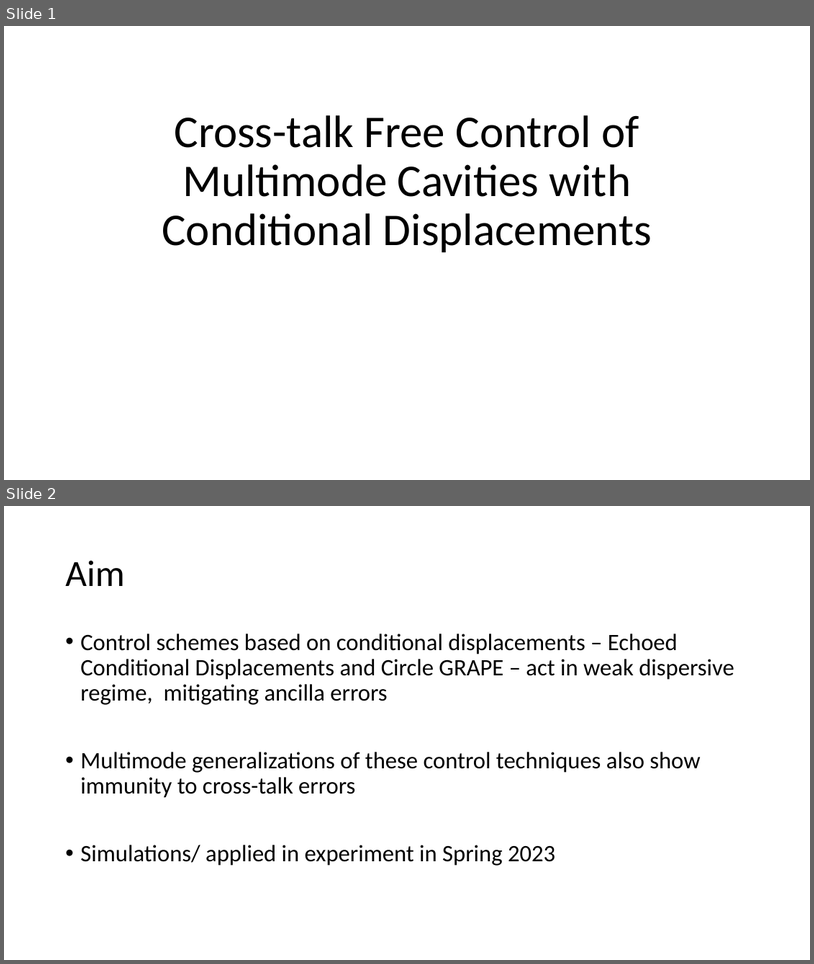
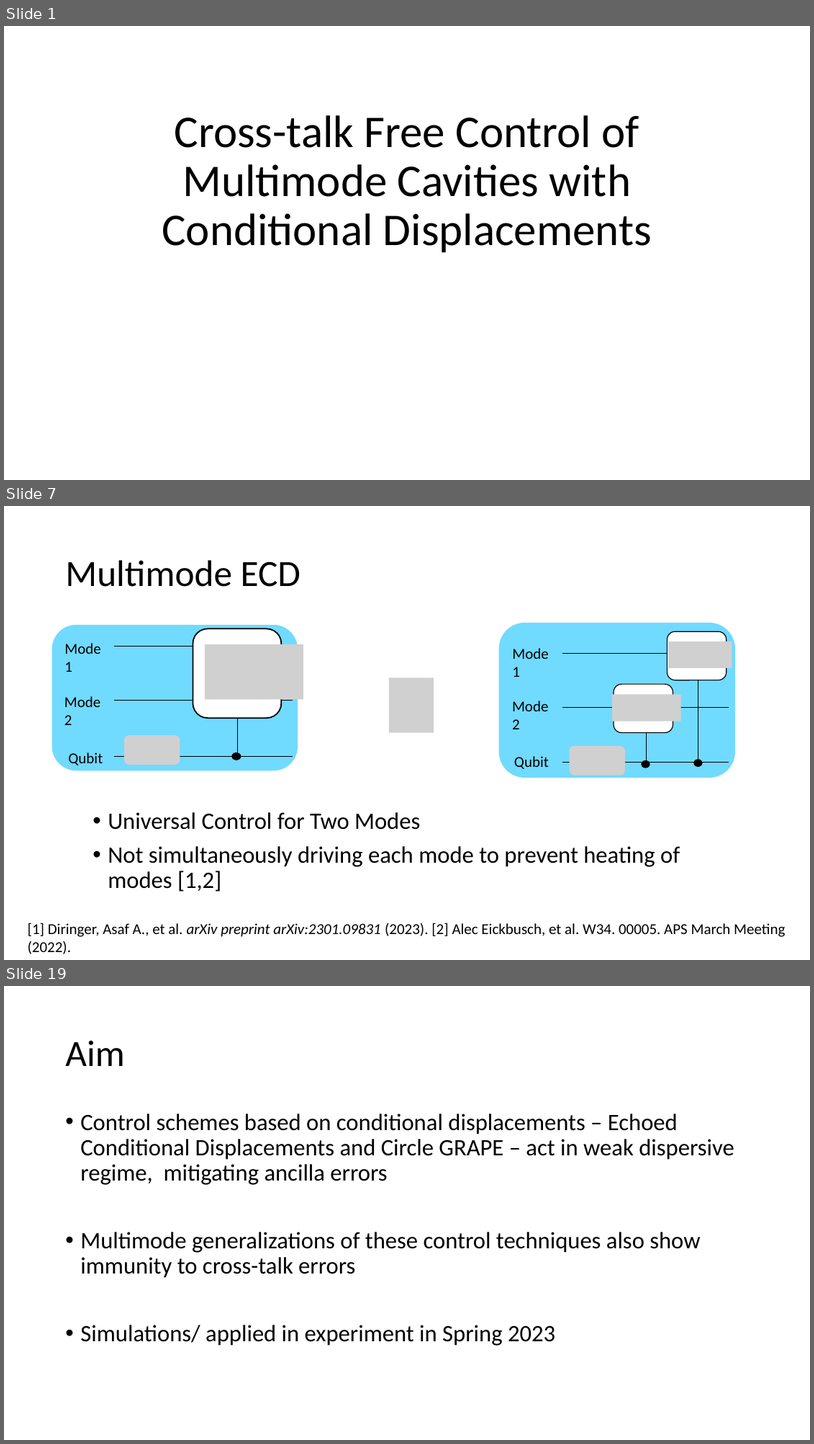
Before and after one commit to EeshGupta/Multimode-Conditional-Displacements, a slide deck: presentations/mcs_sqms.pptx. Shown one above the other, each under a label of ours: slides 1 and 2 before the commit, slides 1, 7 and 19 after it; the slides between them are not shown. The pictures are 814x964 and 814x1444 pixels, drawn with LibreOffice and Linux fonts; fonts in the diff are those of the drawing; grey boxes stand for pictures. Boxes give left, top, right and bottom in pixels: in the first picture for what was removed or moved away, otherwise in the second. Text is boxed around its words. In the diff, an @@ line names an element or a change of style, - is before the commit and + after.

```diff
--- a/presentations/mcs_sqms.pptx
+++ b/presentations/mcs_sqms.pptx
@@ slide 7 added at [4,506,810,960], background #FFFFFF @@
@@ title added at [65,560,301,587], 44 pt, text #000000 @@
+Multimode ECD
@@ picture added at [389,678,434,733] @@
@@ group added at [52,625,304,770]: 4 lines, 3 texts, 2 rounded rectangles, 2 pictures, 1 ellipse @@
+Mode 1
+Mode 2
+Qubit
@@ group added at [499,623,736,777]: 5 lines, 3 rounded rectangles, 3 pictures, 3 texts, 2 ellipses @@
+Mode 1
+Mode 2
+Qubit
@@ text added at [108,812,680,891], 28 pt, text #000000 @@
+• Universal Control for Two Modes
+• Not simultaneously driving each mode to prevent heating of modes [1,2]
@@ text added at [28,922,785,954], 18 pt, text #000000 @@
+[1] Diringer, Asaf A., et al. arXiv preprint arXiv:2301.09831 (2023). [2] Alec Eickbusch, et al. W34. 00005. APS March Meeting (2022).
@@ what was slide 2 is now slide 19 @@
```
Also in this commit, not shown: 1 slide changed, 23 other slides added, 1 slide removed.
